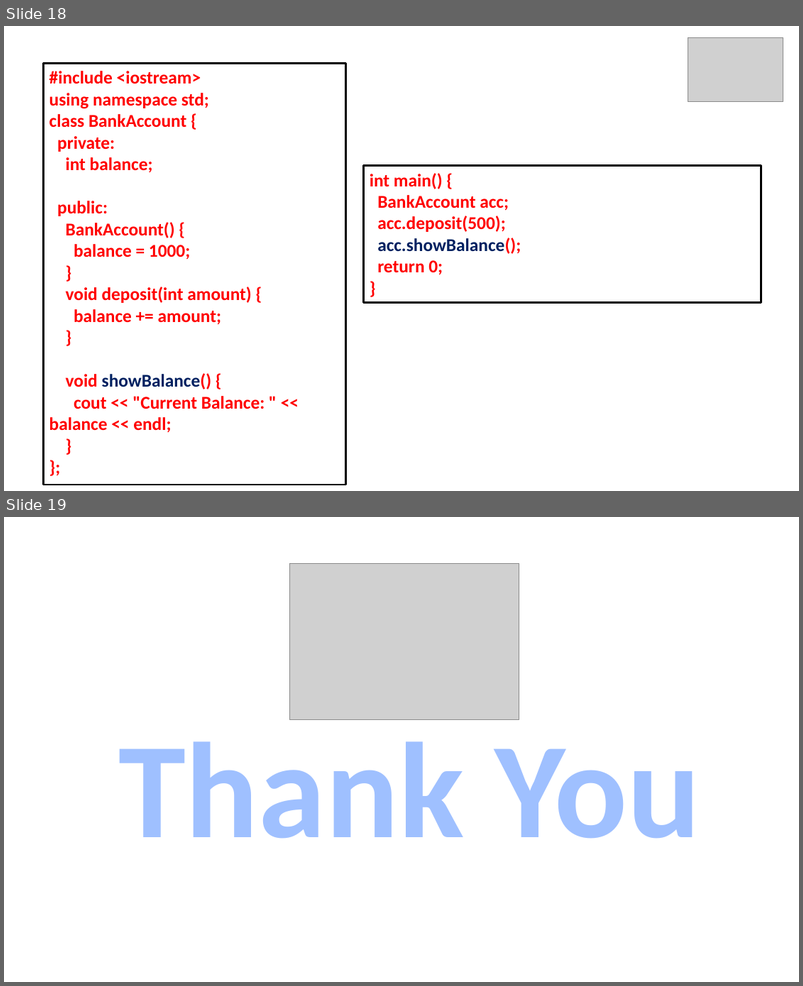
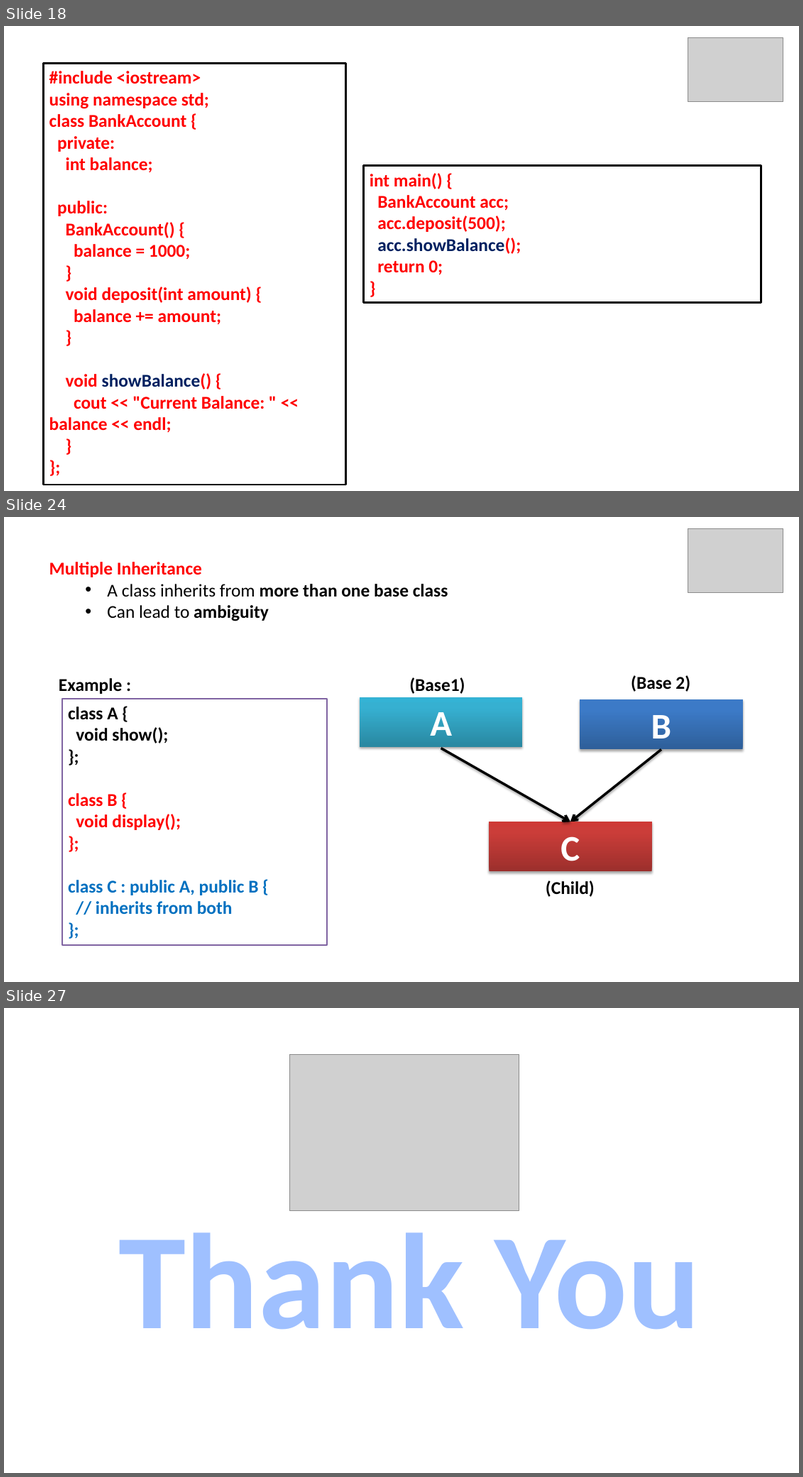
Before and after one commit to ParthasarathiSwain/C-plus-plus-Tutorial, a slide deck: Day 19/OOP.pptx. Shown one above the other, each under a label of ours: slides 18 and 19 before the commit, slides 18, 24 and 27 after it; the slides between them are not shown. The pictures are 803x986 and 803x1477 pixels, drawn with LibreOffice and Linux fonts; fonts in the diff are those of the drawing; grey boxes stand for pictures. Boxes give left, top, right and bottom in pixels: in the first picture for what was removed or moved away, otherwise in the second. Text is boxed around its words. In the diff, an @@ line names an element or a change of style, - is before the commit and + after.

```diff
--- a/Day 19/OOP.pptx
+++ b/Day 19/OOP.pptx
@@ slide 24 added at [4,517,799,982], background #FFFFFF @@
@@ picture added at [688,529,784,592] @@
@@ text added at [49,562,448,621], 22 pt, text #000000, bold @@
+Multiple Inheritance
+  • A class inherits from more than one base class
+  • Can lead to ambiguity
@@ text added at [59,678,122,694], 22 pt, text #000000, bold @@
+Example :
@@ text added at [409,677,465,694], 22 pt, text #000000, bold @@
+(Base1)
@@ text added at [631,675,691,692], 22 pt, text #000000, bold @@
+(Base 2)
@@ rectangle added at [62,699,327,945], fill #FFFFFF, outline #8064A2 2 pt, 22 pt, text #0070C0, bold @@
+class A {
+void show();
+};
+class B {
+void display();
+};
+class C : public A, public B {
+// inherits from both
+};
@@ rectangle added at [360,697,522,746], fill gradient #2A88A2 to #37B1D2 to #34B4D6, 44 pt, text #FFFFFF, bold @@
+A
@@ rectangle added at [580,700,742,750], fill gradient #2F5F99 to #3D7CC7 to #3A7CCB, 44 pt, text #FFFFFF, bold @@
+B
@@ arrow added from (441, 748) to (570, 822), #000000 3 pt @@
@@ arrow added from (661, 750) to (570, 822), #000000 3 pt @@
@@ rectangle added at [489,822,652,871], fill gradient #9C2F2D to #CB3E3A to #CE3B37, 44 pt, text #FFFFFF, bold @@
+C
@@ text added at [546,881,595,897], 22 pt, text #000000, bold @@
+(Child)
@@ what was slide 19 is now slide 27 @@
```
Also in this commit, not shown: 1 slide changed, 7 other slides added, 13 other files.
